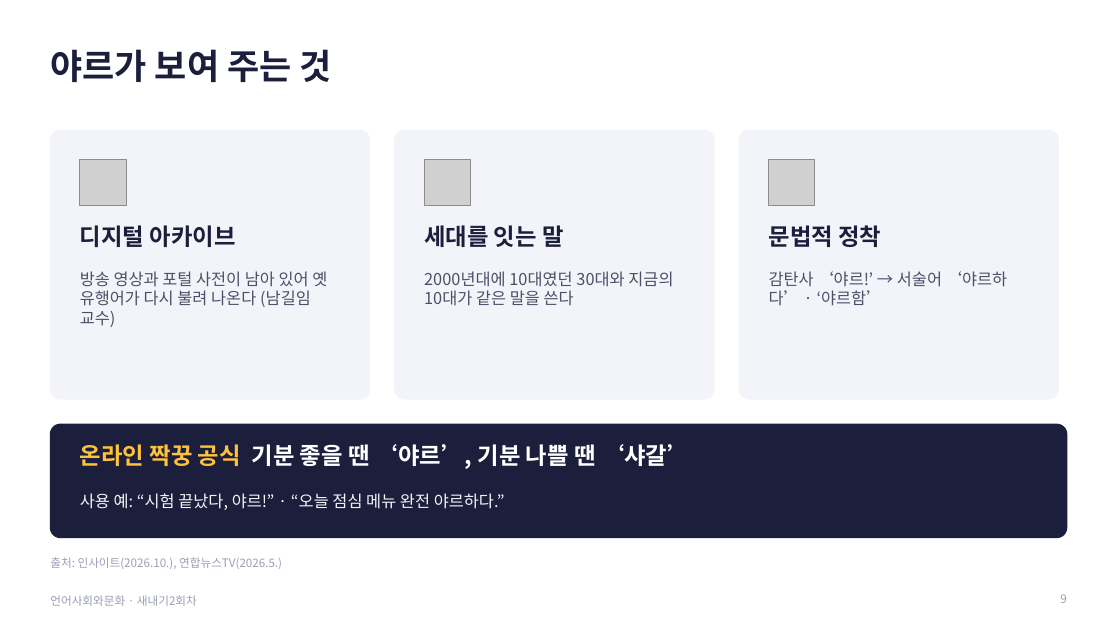
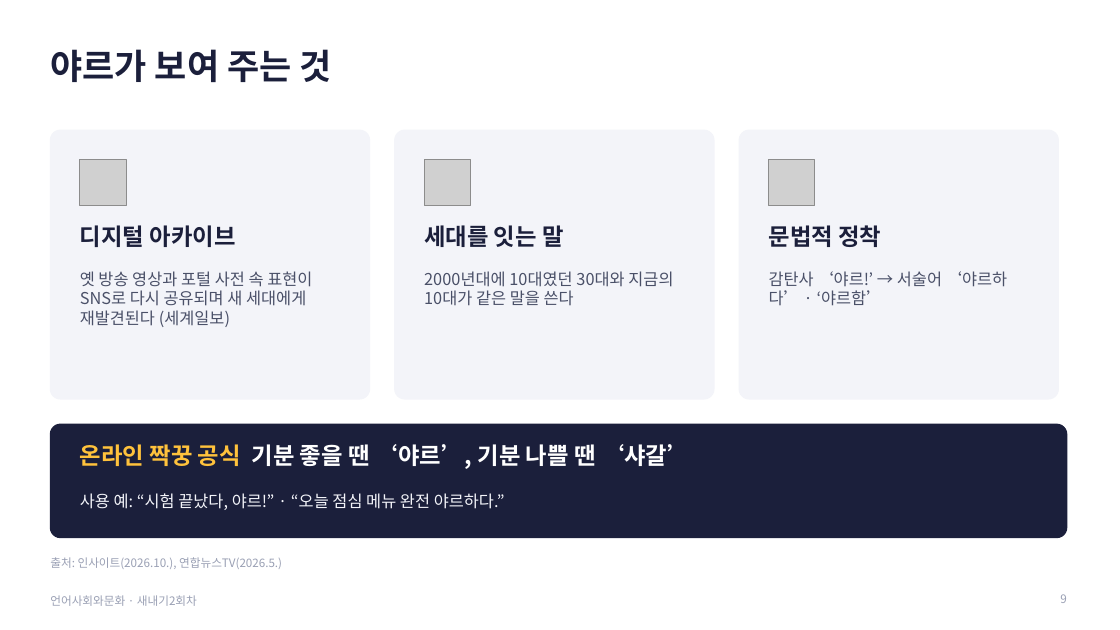
Before and after one commit to junseok7-cpu/hello, a slide deck: slide 9 of report/언어사회와문화_발표_새내기2회차.pptx. Drawn at 1120x630 pixels with LibreOffice and Linux fonts; fonts in the diff are those of the drawing; grey boxes stand for pictures. Boxes give left, top, right and bottom in pixels: in the first picture for what was removed or moved away, otherwise in the second. Text is boxed around its words. In the diff, an @@ line names an element or a change of style, - is before the commit and + after.

```diff
--- a/report/언어사회와문화_발표_새내기2회차.pptx
+++ b/report/언어사회와문화_발표_새내기2회차.pptx
@@ text at <box>80,271,312,327</box>: text changed @@
-방송 영상과 포털 사전이 남아 있어 옛 유행어가 다시 불려 나온다 (남길임 교수)
+옛 방송 영상과 포털 사전 속 표현이 SNS로 다시 공유되며 새 세대에게 재발견된다 (세계일보)
```
Also in this commit, not shown: 2 other slides changed, 2 other files.
